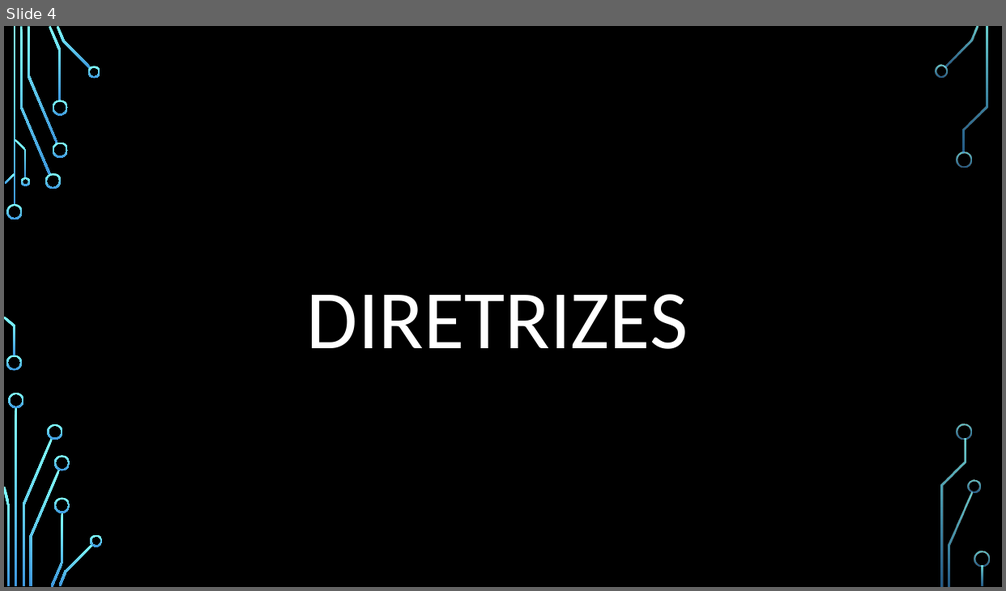
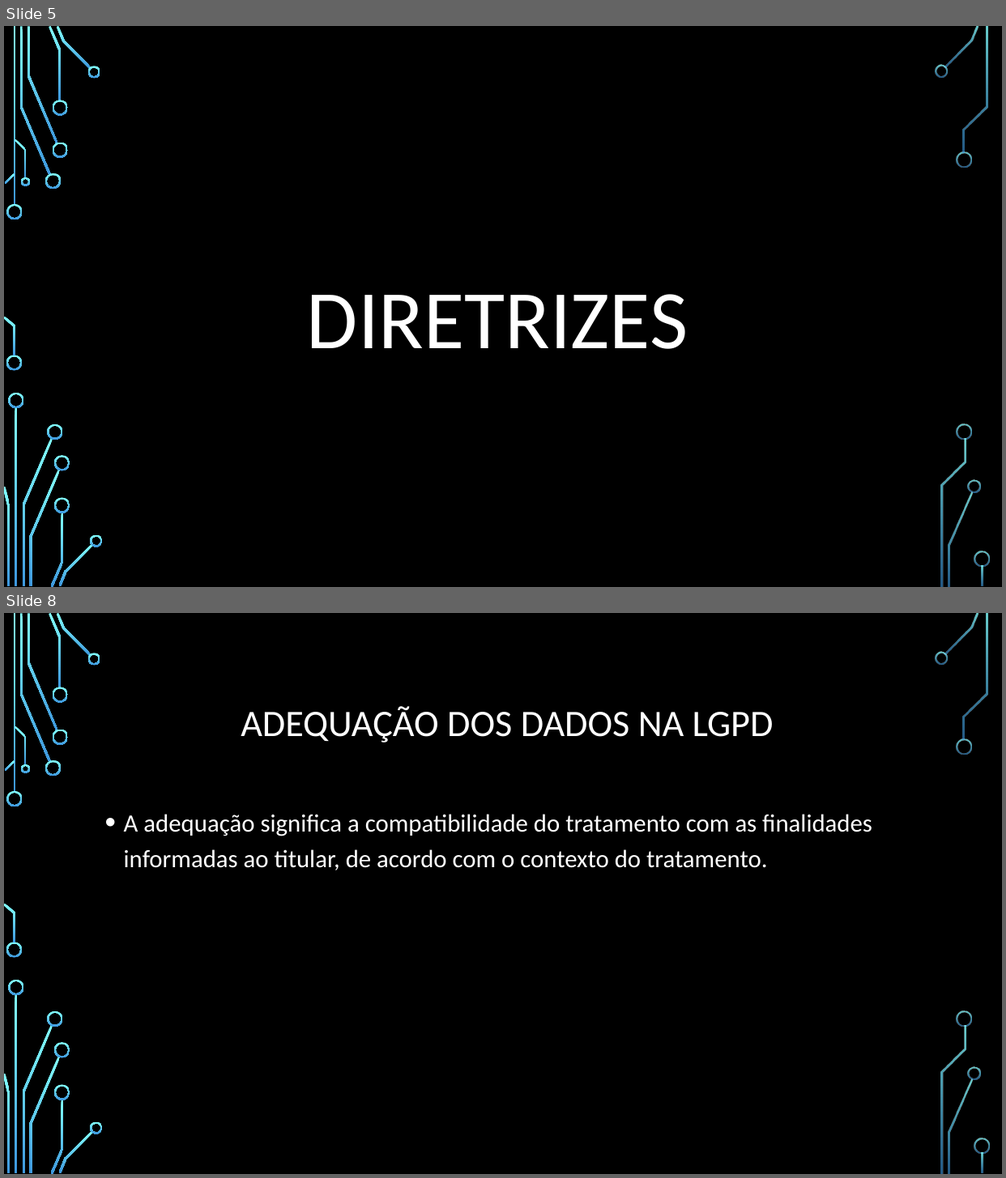
Before and after one commit to MauricioSanto/Meu-Curso-fullstack, a slide deck: Módulo 03/Back-End/aula01/apresentaçao power point LGPD/lgpd.pptx. Shown one above the other, each under a label of ours: slide 4 before the commit, slides 5 and 8 after it; the slides between them are not shown. The pictures are 1006x591 and 1006x1178 pixels, drawn with LibreOffice and Linux fonts; fonts in the diff are those of the drawing; background and template pictures are left out. Boxes give left, top, right and bottom in pixels: in the first picture for what was removed or moved away, otherwise in the second. Text is boxed around its words. In the diff, an @@ line names an element or a change of style, - is before the commit and + after.

```diff
--- a/Módulo 03/Back-End/aula01/apresentaçao power point LGPD/lgpd.pptx
+++ b/Módulo 03/Back-End/aula01/apresentaçao power point LGPD/lgpd.pptx
@@ slide 8 added at <box>4,613,1002,1174</box>, background picture (left out); not listed: 36 template elements that a slide beside it also shows @@
@@ title added at <box>241,706,774,743</box>, 36 pt, text #FFFFFF @@
+ADEQUAÇÃO DOS DADOS NA LGPD
@@ text added at <box>124,814,872,871</box>, 24 pt, text #FFFFFF @@
+• A adequação significa a compatibilidade do tratamento com as finalidades informadas ao titular, de acordo com o contexto do tratamento.
@@ what was slide 4 is now slide 5 @@
```
Also in this commit, not shown: 7 slides changed, 4 other slides added.
